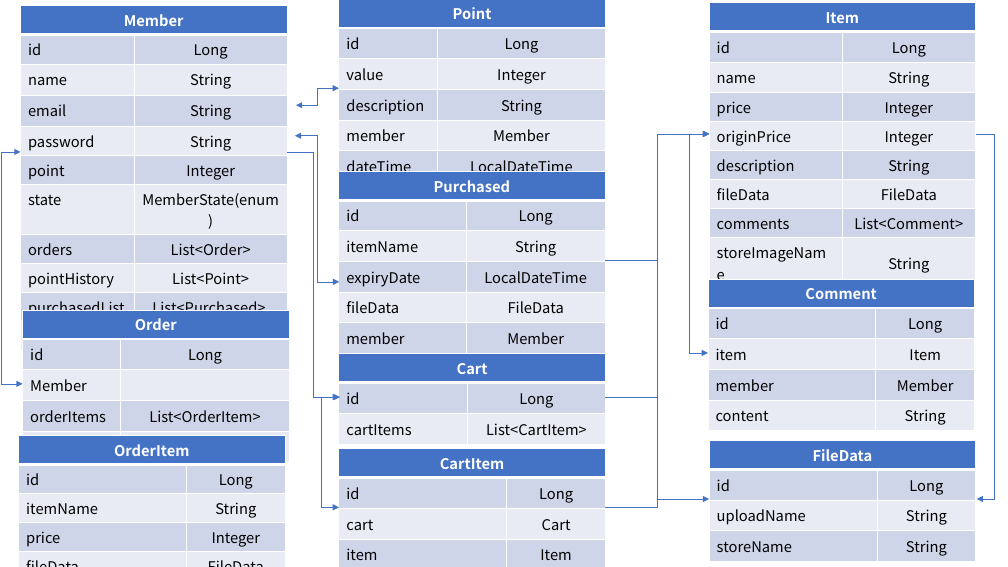
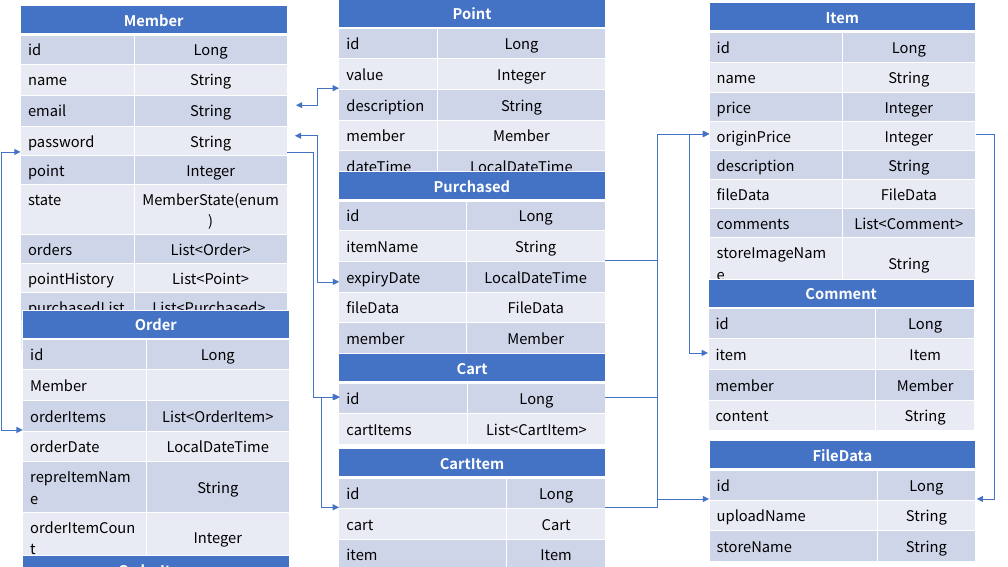
Before and after one commit to redcarrot1/Toyproject4, a slide deck: slide 1 of 설계.pptx. Drawn at 1008x567 pixels with LibreOffice and Linux fonts; fonts in the diff are those of the drawing. Boxes give left, top, right and bottom in pixels: in the first picture for what was removed or moved away, otherwise in the second. Text is boxed around its words. In the diff, an @@ line names an element or a change of style, - is before the commit and + after.

```diff
--- a/설계.pptx
+++ b/설계.pptx
@@ elbow double arrow moved from (20, 152) - (23, 384) to (20, 152) - (23, 430) @@
@@ table at <box>23,310,290,551</box> @@
+row 6: repreItemName | String
+row 7: orderItemCount | Integer
+row 8: totalPrice | Integer
@@ table at <box>23,555,290,567</box> @@
-row 5: fileData | FileData
@@ table: place and size @@
-table at <box>19,436,285,567</box>
+table at <box>23,555,290,567</box>
```
Also in this commit, not shown: 1 other slide changed, 15 other files.
